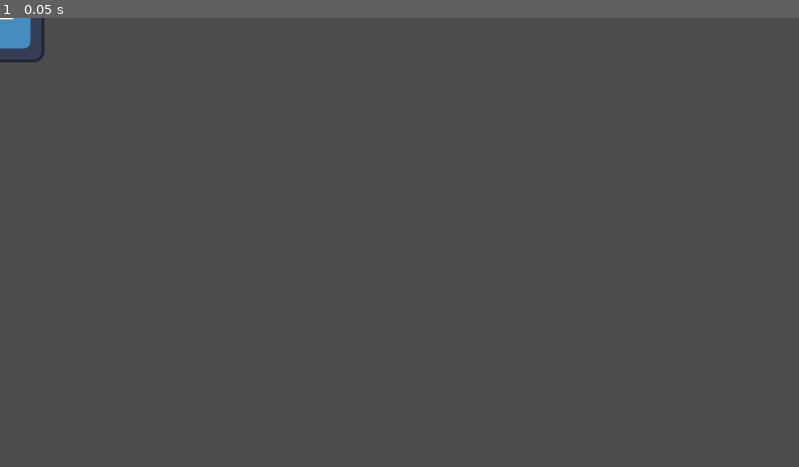
Above: before the commit, frame 1.
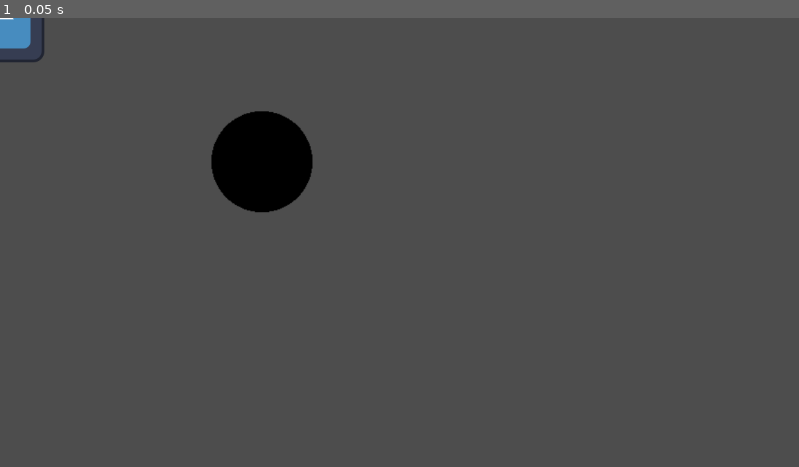
Above: after the commit, the same moment.

Repository: BryanBachelet/GodotDiscover
Game: Godot game, scene res://Sample.tscn
Same seed, same stepped clock (60 frames per second), same inputs: the game is played once before the commit and once after it. The engine's default icon, where the game draws it, is replaced by a stand-in: a white triangle on a blue panel in a dark square.
Inputs:
- Up to frame 1 (0.05 s): no input

The runs differ from the first frame. In frame 1, 2.3% of the frame differs, in the area x 26-40%, y 20-44%.

Commit message:
Add pilar screen

Diff:
--- a/Sample.tscn
+++ b/Sample.tscn
@@ -1,6 +1,7 @@
-[gd_scene load_steps=3 format=3 uid="uid://d18vgmyej8g7m"]
+[gd_scene load_steps=4 format=3 uid="uid://d18vgmyej8g7m"]
 
 [ext_resource type="PackedScene" uid="uid://bb7ma2bfdvla7" path="res://character_body_2d.tscn" id="1_wmf1l"]
+[ext_resource type="Texture2D" uid="uid://dhf4f4dft3ygw" path="res://Pillar (2).png" id="2_xi4ou"]
 
 [sub_resource type="CircleShape2D" id="CircleShape2D_jkgwh"]
 radius = 75.1665
@@ -12,8 +13,11 @@
 [node name="StaticBody2D" type="StaticBody2D" parent="."]
 position = Vector2(377, 207)
 
+[node name="Sprite2D" type="Sprite2D" parent="StaticBody2D"]
+position = Vector2(2, 3)
+rotation = -0.00336133
+scale = Vector2(1.3, 1.3)
+texture = ExtResource("2_xi4ou")
+
 [node name="CollisionShape2D" type="CollisionShape2D" parent="StaticBody2D"]
-position = Vector2(-1, 1)
 shape = SubResource("CircleShape2D_jkgwh")
-
-[node name="Sprite2D" type="Sprite2D" parent="StaticBody2D"]
--- a/character_body_2d.tscn
+++ b/character_body_2d.tscn
@@ -3,8 +3,8 @@
 [ext_resource type="Script" path="res://Scripts/CharacterMouvement.gd" id="1_ymnk3"]
 [ext_resource type="Texture2D" uid="uid://bxwvygi4hff1l" path="res://icon.svg" id="2_e4w71"]
 
-[sub_resource type="CircleShape2D" id="CircleShape2D_jkilg"]
-radius = 67.5167
+[sub_resource type="RectangleShape2D" id="RectangleShape2D_kmoxa"]
+size = Vector2(128, 128)
 
 [node name="CharacterBody2D" type="CharacterBody2D"]
 script = ExtResource("1_ymnk3")
@@ -13,5 +13,5 @@
 texture = ExtResource("2_e4w71")
 
 [node name="CollisionShape2D" type="CollisionShape2D" parent="."]
-position = Vector2(-2.5, 3.5)
-shape = SubResource("CircleShape2D_jkilg")
+position = Vector2(0, -1)
+shape = SubResource("RectangleShape2D_kmoxa")
Binary file added: Pillar (2).png
Not shown, added: Pillar (2).png.import
